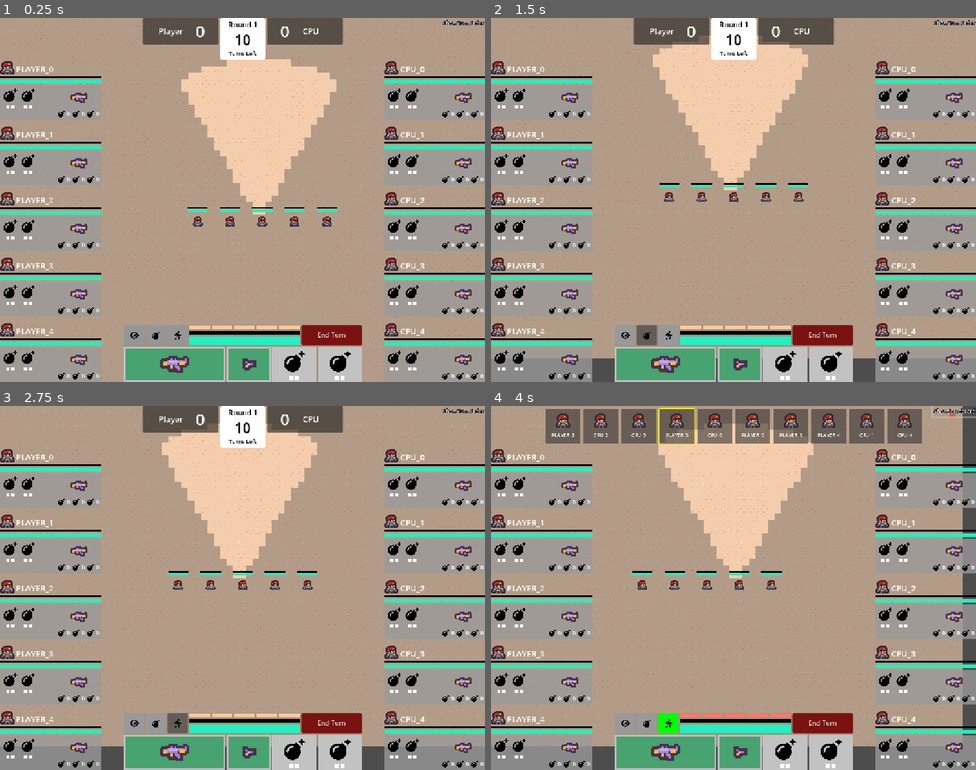
Above: before the commit, frames 1-4 (two rows, left to right).
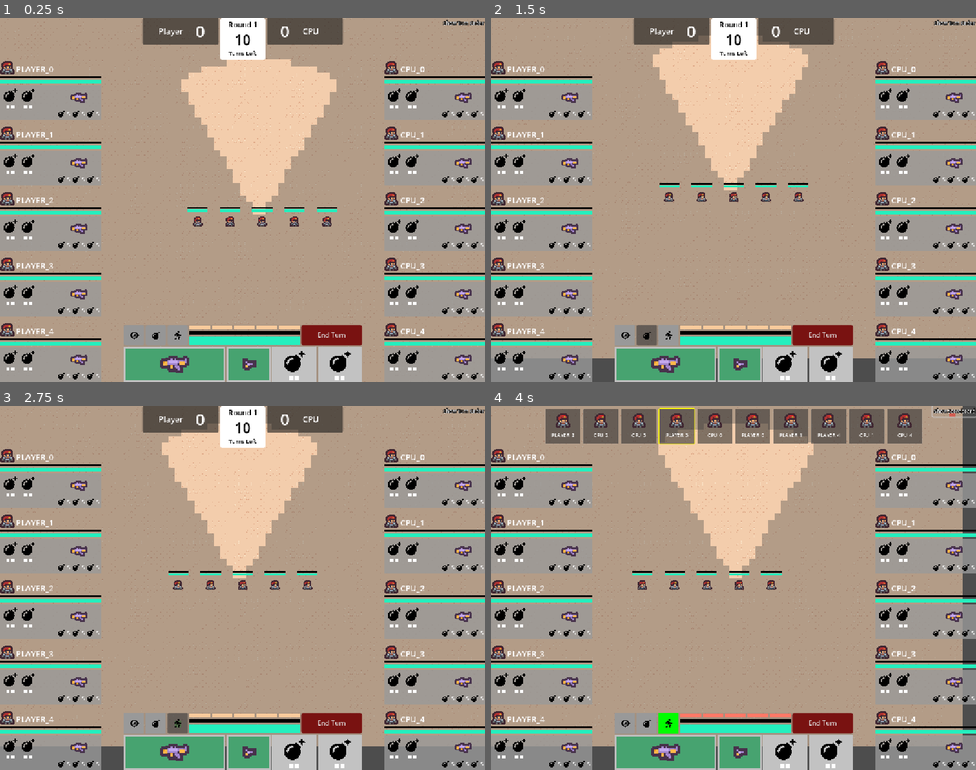
Above: after the commit, the same moments.

Repository: david8zhang/valorant-team-manager-godot
Game: Godot game, scene res://scenes/GameRound.tscn
The game is run twice, just before and just after one commit, with the same random seed, the same clock (stepped at 60 frames per second) and the same inputs.
Inputs (mouse positions are in pixels of both pictures, inside the frame that each line leads up to):
- Up to frame 1 (0.25 s): no input
- Up to frame 2 (1.5 s): click (626, 334) at 0.5 s; click (646, 334) at 1.25 s
- Up to frame 3 (2.75 s): click (179, 722) at 2 s
- Up to frame 4 (4 s): click "End Turn" at 2.75 s; click "Show Turn Order" at 3.5 s

The runs differ from the first frame. In frame 1, 0.1% of the frame differs, in the area x 13-100%, y 25-99%; in frame 2, 0.1%; in frame 3, 0.1%; in frame 4, 0.1%.
Error after the commit: Invalid call. Nonexistent function 'init_from_game_stat' in base 'Node2D (Agent)'. (res://scripts/GameRound.gd:57)

Commit message:
added weapon stats

Diff:
--- /dev/null
+++ b/codebase/resources/weapons/Classic.tres
@@ -0,0 +1,13 @@
+[gd_resource type="Resource" script_class="WeaponStats" load_steps=3 format=3 uid="uid://epm7vu8jkk5n"]
+
+[ext_resource type="Script" uid="uid://c72xoo8v4uyhs" path="res://scripts/WeaponStats.gd" id="1_i1gso"]
+[ext_resource type="Texture2D" uid="uid://ce26fvykqb5iq" path="res://assets/placeholder/pistol_ingame.png" id="2_uqp4d"]
+
+[resource]
+script = ExtResource("1_i1gso")
+body_damage = 26
+headshot_damage = 78
+texture = ExtResource("2_uqp4d")
+weapon_type = 1
+weapon_name = 1
+metadata/_custom_type_script = "uid://c72xoo8v4uyhs"
--- /dev/null
+++ b/codebase/resources/weapons/Vandal.tres
@@ -0,0 +1,13 @@
+[gd_resource type="Resource" script_class="WeaponStats" load_steps=3 format=3 uid="uid://cnwmctdcmepdv"]
+
+[ext_resource type="Script" uid="uid://c72xoo8v4uyhs" path="res://scripts/WeaponStats.gd" id="1_iibho"]
+[ext_resource type="Texture2D" uid="uid://bw87xas1a5usf" path="res://assets/placeholder/vandal_ingame.png" id="2_n30am"]
+
+[resource]
+script = ExtResource("1_iibho")
+body_damage = 40
+headshot_damage = 160
+texture = ExtResource("2_n30am")
+weapon_type = 0
+weapon_name = 3
+metadata/_custom_type_script = "uid://c72xoo8v4uyhs"
--- a/codebase/scripts/Agent.gd
+++ b/codebase/scripts/Agent.gd
@@ -6,7 +6,7 @@
 @onready var button = $Button as Button
 @onready var health_bar = $HealthBar as ProgressBar
 @onready var shield_bar = $ShieldBar as ProgressBar
-@onready var weapon = $Weapon as Sprite2D
+@onready var weapon_sprite = $Weapon as Sprite2D
 
 @export var projectile_scene: PackedScene
 @export var vision_distance := 25
@@ -25,6 +25,9 @@
 var curr_side: GameRound.Side
 var damage_source_mapping = {}
 
+var primary_weapon: Weapon = null
+var sidearm_weapon: Weapon = null
+
 var confidence_level # Dictates turn queue ordering (higher is better)
 
 signal on_agent_click(agent)
@@ -37,6 +40,11 @@
 	sprite.scale = Vector2(DEFAULT_SCALE, DEFAULT_SCALE)
 	button.pressed.connect(agent_click)
 	confidence_level = randi_range(1, 10)
+
+func init_from_game_stats(agent_game_stats: GameRoundVariables.AgentGameStats):
+	# Load weapons
+	primary_weapon = GameRoundVariables.load_weapon_from_name(agent_game_stats.primary_weapon_name)
+	sidearm_weapon = GameRoundVariables.load_weapon_from_name(agent_game_stats.sidearm_weapon_name)
 
 func agent_click():
 	on_agent_click.emit(self)
@@ -133,10 +141,10 @@
 	var enemy_to_attack_pos = enemy_to_attack.global_position
 	var selected_agent_pos = self.global_position
 	var angle = rad_to_deg((enemy_to_attack_pos - selected_agent_pos).angle())
-	weapon.show()
-	weapon.rotation_degrees = angle
-	weapon.flip_v = weapon.rotation_degrees <= -90 and weapon.rotation_degrees >= -270 or \
-									weapon.rotation_degrees >= 90 and weapon.rotation_degrees <= 270
+	weapon_sprite.show()
+	weapon_sprite.rotation_degrees = angle
+	weapon_sprite.flip_v = weapon_sprite.rotation_degrees <= -90 and weapon_sprite.rotation_degrees >= -270 or \
+									weapon_sprite.rotation_degrees >= 90 and weapon_sprite.rotation_degrees <= 270
 
 	# Add a 1-second delay
 	var t = wait_delay(0.5)
@@ -144,8 +152,8 @@
 
 	# Shoot bullet from gun
 	var projectile = projectile_scene.instantiate() as Node2D
-	weapon.add_child(projectile)
-	projectile.position = Vector2(weapon.position.x + 20, weapon.position.y + 5)
+	weapon_sprite.add_child(projectile)
+	projectile.position = Vector2(weapon_sprite.position.x + 20, weapon_sprite.position.y + 5)
 	projectile.reparent(game_round)
 	projectile.show()
 	var tween = create_tween()
@@ -173,8 +181,8 @@
 	else:
 		var t = wait_delay(0.5)
 		await t.timeout
-		enemy_to_attack.weapon.hide()
-		weapon.hide()
+		enemy_to_attack.weapon_sprite.hide()
+		weapon_sprite.hide()
 		game_round.game_camera.target_zoom = Vector2.ONE
 		on_complete.call()
 
--- a/codebase/scripts/GameRound.gd
+++ b/codebase/scripts/GameRound.gd
@@ -53,8 +53,9 @@
 		var all_agents = player_team.agents + cpu_team.agents
 		for a in all_agents:
 			var agent = a as Agent
-			GameRoundVariables.agent_game_stat_mapping[agent.agent_name] = GameRoundVariables.AgentGameStats.new()
-
+			var agent_game_stats = GameRoundVariables.AgentGameStats.new()
+			agent.init_from_game_stat(agent_game_stats)
+			GameRoundVariables.agent_game_stat_mapping[agent.agent_name] = agent_game_stats
 
 func update_team_statuses():
 	player_team.team_status.update_from_team(player_team.agents)
--- a/codebase/scripts/GameRoundVariables.gd
+++ b/codebase/scripts/GameRoundVariables.gd
@@ -5,6 +5,8 @@
     var death_count := 0
     var assist_count := 0
     var credits := 0
+    var primary_weapon_name := WeaponStats.WeaponNames.NO_WEAPON
+    var sidearm_weapon_name := WeaponStats.WeaponNames.CLASSIC
 
     func _init() -> void:
         pass
@@ -30,3 +32,6 @@
         if source != killer_name:
             var agent_game_stats = get_or_create_agent_game_stat(source)
             agent_game_stats.assist_count += 1
+
+func load_weapon_from_name(weapon_name: WeaponStats.WeaponNames):
+    pass
--- /dev/null
+++ b/codebase/scripts/Weapon.gd
@@ -0,0 +1,10 @@
+class_name Weapon
+extends Node
+
+var weapon_stats: WeaponStats
+var curr_ammo := 0
+var max_ammo := 0
+
+func _init(_weapon_stats: WeaponStats) -> void:
+    weapon_stats = _weapon_stats
+    max_ammo = _weapon_stats.max_ammo
--- /dev/null
+++ b/codebase/scripts/WeaponStats.gd
@@ -0,0 +1,24 @@
+class_name WeaponStats
+extends Resource
+
+enum WeaponType {
+    PRIMARY,
+    SIDEARM
+}
+
+enum WeaponNames {
+    NO_WEAPON,
+    CLASSIC,
+    SHERIFF,
+    VANDAL,
+    OPERATOR,
+    SPECTRE,
+    ODIN
+}
+
+@export var body_damage := 0
+@export var headshot_damage := 0
+@export var max_ammo := 0
+@export var texture: Texture
+@export var weapon_type: WeaponType
+@export var weapon_name: WeaponNames
Not shown, added: codebase/scripts/Weapon.gd.uid
Not shown, added: codebase/scripts/WeaponStats.gd.uid
